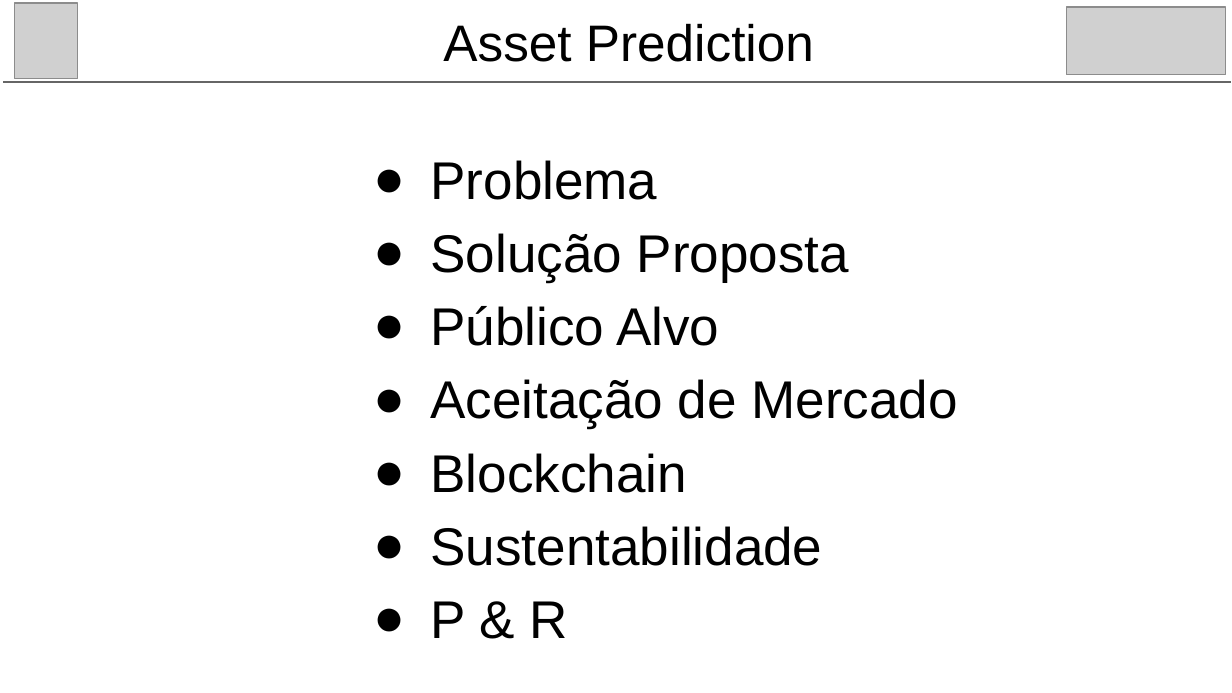
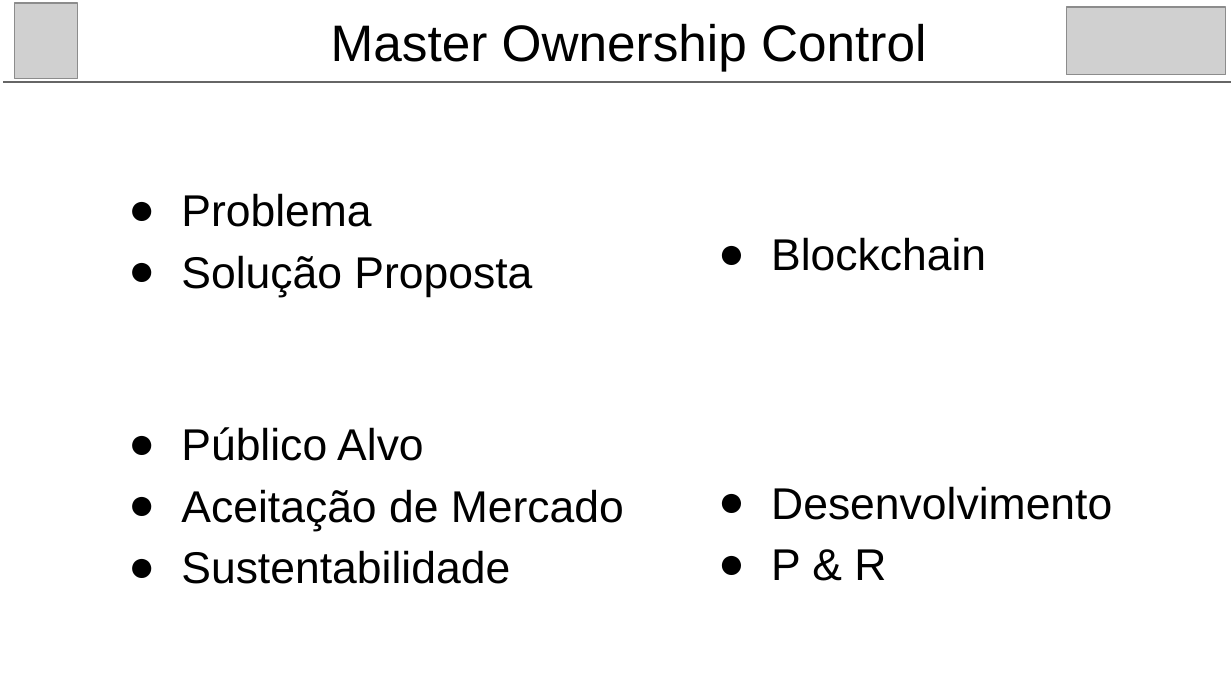
Before and after one commit to frajola-puc/frajola-puc.github.io, a slide deck: slide 2 of ppt/INF1305-TCII-Blockchain-T1-Ownership-14.21526-FlavioSilva-v201108.2214.pptx. Drawn at 1232x693 pixels with LibreOffice and Linux fonts; fonts in the diff are those of the drawing; grey boxes stand for pictures. Boxes give left, top, right and bottom in pixels: in the first picture for what was removed or moved away, otherwise in the second. Text is boxed around its words. In the diff, an @@ line names an element or a change of style, - is before the commit and + after.

```diff
--- a/ppt/INF1305-TCII-Blockchain-T1-Ownership-14.21526-FlavioSilva-v201108.2214.pptx
+++ b/ppt/INF1305-TCII-Blockchain-T1-Ownership-14.21526-FlavioSilva-v201108.2214.pptx
@@ title at (331, 23, 926, 71): text changed @@
-Asset Prediction
+Master Ownership Control
@@ text "Problema": place and size @@
-text "Problema" at (431, 160, 958, 638)
+text "Problema" at (181, 193, 532, 297)
@@ text "Problema" at (181, 193, 532, 297): size 31 to 26 pt; indent changed @@
@@ text added at (771, 237, 986, 271), 26 pt, text #000000 @@
+● Blockchain
@@ text at (431, 306, 958, 638): paragraphs removed @@
-● Público Alvo
-● Aceitação de Mercado
-● Blockchain
-● Sustentabilidade
-● P & R
@@ text added at (181, 427, 624, 584), 26 pt, text #000000 @@
+● Público Alvo
+● Aceitação de Mercado
+● Sustentabilidade
@@ text added at (771, 486, 1112, 580), 26 pt, text #000000 @@
+● Desenvolvimento
+● P & R
```
Also in this commit, not shown: 8 other slides changed, 2 slides added, 1 slide removed, 4 other files.
